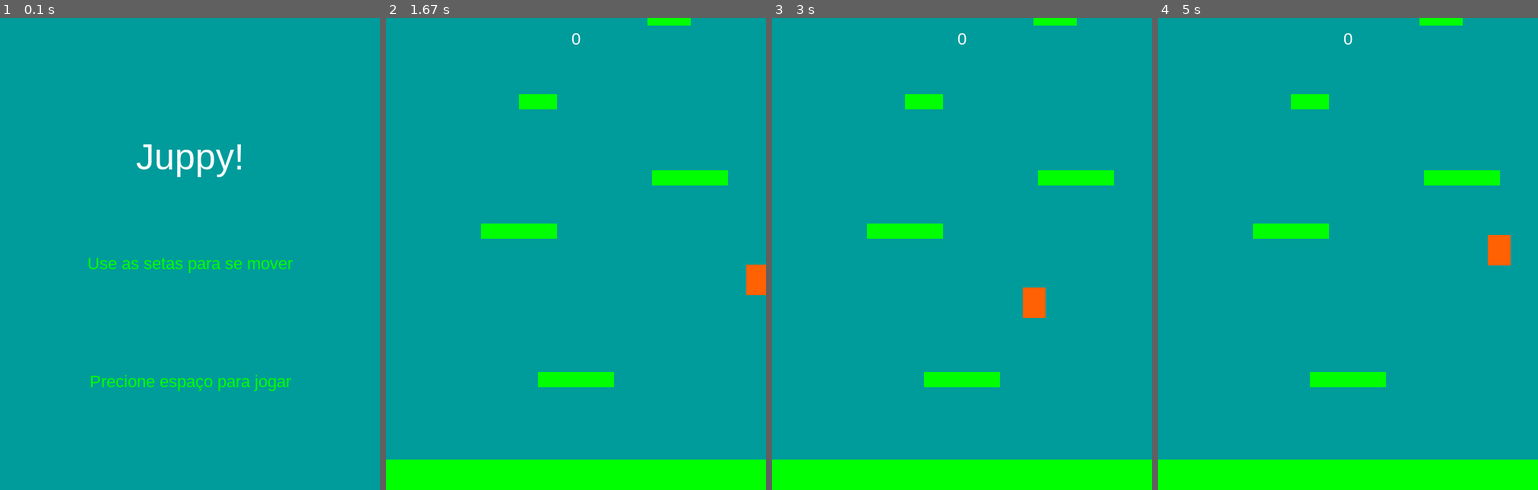
Above: before the commit, frames 1-4 (left to right).
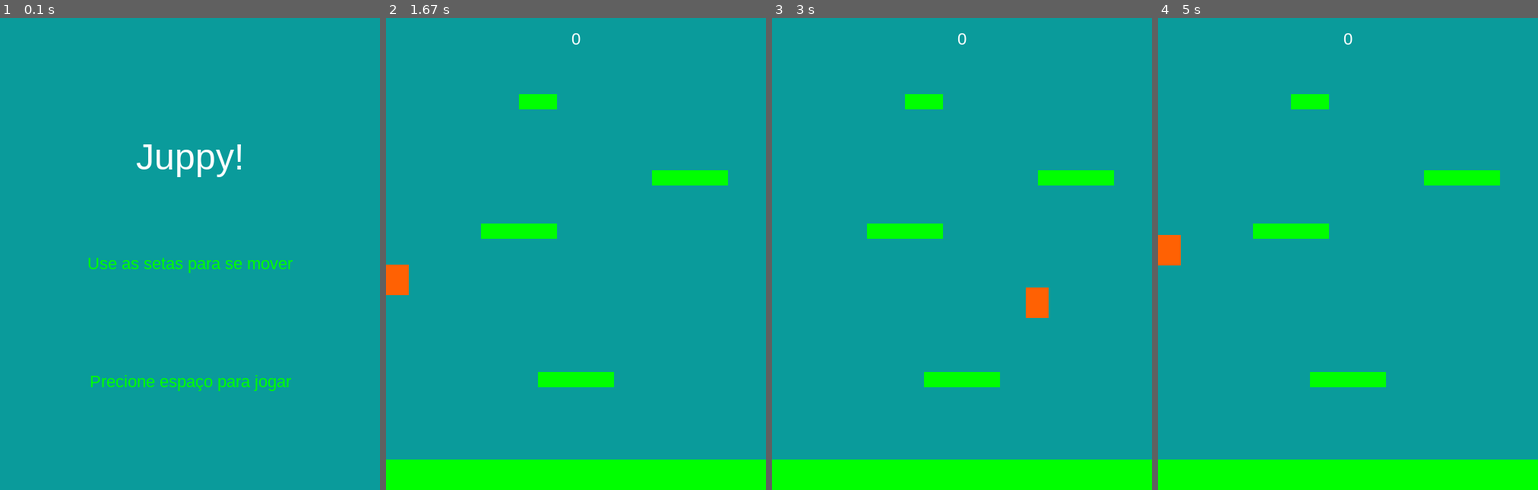
Above: after the commit, the same moments.

Repository: RodrigoMBarros/PyGame_2020.1
Game: pygame game, started from inicio_projeto/game_main.py
Two runs of this game, one before a commit and one after it. Both use one fixed random seed, a clock stepped at 60 frames per second and the inputs below.
Inputs:
- Up to frame 1 (0.1 s): no input
- Up to frame 2 (1.67 s): tap Space at 0.33, 0.73, 1.03, 1.23, 1.53 s; hold Right 0.67-1.13 s; hold Right 1.17-1.63 s
- Up to frame 3 (3 s): hold Left 1.67-2.2 s; tap Space at 1.73, 2.03, 2.3, 2.6, 2.73 s; hold Left 2.23-2.63 s; hold Right from 2.67 s (still down)
- Up to frame 4 (5 s): tap Space at 3.03, 3.4, 3.7, 3.9, 4.2, 4.4, 4.7, 4.9 s; release Right at 3.3 s; hold Left 3.33-3.8 s; hold Right 3.83-4.3 s; hold Right 4.33-4.8 s; hold Left from 4.83 s (still down)

The runs differ from the first frame. In frame 2, 0.9% of the frame differs, in the area x 0-100%, y 0-59%; in frame 3, 0.3%; in frame 4, 1.0%, in the area x 0-93%, y 0-53%.

Commit message:
problema das plataformas resolvido

Diff:
--- a/inicio_projeto/game_main.py
+++ b/inicio_projeto/game_main.py
@@ -21,18 +21,18 @@
 GREEN = (0, 255, 0)
 YELLOW = (255, 255, 0)
 ORANGE = (255, 97, 3)
-LIGHTBLUE = (0, 155, 155)
+LIGHTBLUE = (10, 155, 155)
 
 # assets
 # backgrond = pg.image.load("imagem.fundo.png").convert()
 
 # === Formatando plataformas
 
-LISTA_plataformas = [(0, HEIGHT - 40, WIDTH, 40),
-                     (WIDTH / 2 - 50, HEIGHT * 3 / 4, 100, 20),
-                     (125, HEIGHT - 350, 100, 20),
-                     (350, 200, 100, 20),
-                     (175, 100, 50, 20)]
+LISTA_plataformas_iniciais = [(0, HEIGHT - 40, WIDTH, 40),
+                              (WIDTH / 2 - 50, HEIGHT * 3 / 4, 100, 20),
+                              (125, HEIGHT - 350, 100, 20),
+                              (350, 200, 100, 20),
+                              (175, 100, 50, 20)]
 
 
 # ==== Classes
@@ -61,11 +61,11 @@
         self.rect.y += self.Vy
         self.rect.x += self.Vx
 
-        # limitando com a tela
+        # atravessando a tela de um lado pro outro
         if self.rect.right > WIDTH:
-            self.Vx = 0
+            self.rect.left = 0
         if self.rect.left < 0:
-            self.Vx = 0
+            self.rect.right = WIDTH
 
     def trata_eventos(self, event):  # Eventos para o jogador
 
@@ -84,7 +84,7 @@
     # Plataformas - Notas#
 
 
-class Notas(pg.sprite.Sprite):
+class Notas_regulares(pg.sprite.Sprite):
     def __init__(self, x, y, w, h):
         pg.sprite.Sprite.__init__(self)
         self.image = pg.Surface((w, h))
@@ -94,12 +94,23 @@
         self.rect.y = y
 
 
+class Notas_aleatorias(pg.sprite.Sprite):
+    def __init__(self, x, y, w, h):
+        pg.sprite.Sprite.__init__(self)
+        self.image = pg.Surface((w, h))
+        self.image.fill(YELLOW)
+        self.rect = self.image.get_rect()
+        self.rect.x = x
+        self.rect.y = y
+
+
 # ===Classe do jogo
 class Game:
     def __init__(self):
 
         # =====Iniciações
-        self.platforms = pg.sprite.Group()  # grupo para as plataformas
+        self.platforms_R = pg.sprite.Group()  # grupo para as plataformas regulares
+        self.platforms_A = pg.sprite.Group()  # grupo para as plataformas aleatorias
         self.score = 0
         self.jogador = Famoso()
         self.all_sprites = pg.sprite.pygame.sprite.Group()
@@ -124,10 +135,10 @@
         self.jogador.rect.y = HEIGHT / 2
         self.jogador.Vy = 0  # devolve jogador para a velocidade original
 
-        for plat in LISTA_plataformas:
-            p = Notas(*plat)  # explora todas a lista de forma quebrada
+        for plat in LISTA_plataformas_iniciais:
+            p = Notas_regulares(*plat)  # explora todas a lista de forma quebrada
             self.all_sprites.add(p)
-            self.platforms.add(p)
+            self.platforms_R.add(p)
 
     def run(self):
         # game Loop
@@ -142,7 +153,8 @@
         # faz updates
         self.all_sprites.update()
         # checando colisões
-        hits = pg.sprite.spritecollide(self.jogador, self.platforms, False)
+        hits = pg.sprite.spritecollide(self.jogador, self.platforms_R, False)  # contato com as plataformas regulares
+        hits2 = pg.sprite.spritecollide(self.jogador, self.platforms_A, False)  # contato com as plataformas aleatorias
 
         if hits:  # verifica impacto entre jogador e a plataforma para realizar o pulo
 
@@ -151,15 +163,28 @@
                 self.jogador.rect.bottom = hits[0].rect.top
                 self.jogador.Vy = -PULO_FAMOSO
 
+        if hits2:  # teste plataformas novas
+
+            if (self.jogador.Vy > 0) and (self.jogador.rect.bottom > hits2[0].rect.top) and (
+                    self.jogador.rect.bottom < hits2[0].rect.bottom):
+                self.jogador.rect.bottom = hits2[0].rect.top
+                self.jogador.Vy = -PULO_FAMOSO
+
         # Fazer a tela rodar quando o jogador chegar a 1/4 da tela
         if self.jogador.rect.top <= HEIGHT / 4:
             self.jogador.rect.y += abs(self.jogador.Vy)
-            for plat in self.platforms:
+            for plat in self.platforms_R:
                 plat.rect.y += abs(self.jogador.Vy)
                 if plat.rect.y >= HEIGHT:
                     plat.kill()
                     self.score += 10
 
+            for plat in self.platforms_A:
+                plat.rect.y += abs(self.jogador.Vy)
+                if plat.rect.y >= HEIGHT:
+                    plat.kill()
+                    self.score += 10
+
         # Die
 
         if self.jogador.rect.bottom > HEIGHT:
@@ -169,15 +194,25 @@
                 if sprite.rect.bottom < 0:
                     sprite.kill()
 
-        if len(self.platforms) == 0:
+        if len(self.platforms_R) == 0:
             self.rodando = False
 
-            # recolocando as plataformas:
-        while len(self.platforms) < 8:
+            # recolocando as plataformas regulares:
+        if len(self.platforms_R) < 7:
             width = random.randrange(50, 100)
-            p = Notas(random.randrange(0, WIDTH - width),
-                      random.randrange(-70, -5), width, 20)
-            self.platforms.add(p)
+            p = Notas_regulares(random.randrange(0, WIDTH - width), -20, width, 20)
+            while pg.sprite.spritecollide(p, self.platforms_R, False) or pg.sprite.spritecollide(p, self.platforms_A, False):
+                p = Notas_regulares(random.randrange(0, WIDTH - width), -20, width, 20)
+            self.platforms_R.add(p)
+            self.all_sprites.add(p)
+
+            # recolocando as plataformas aleatorias:
+        if len(self.platforms_A) < 2:
+            width = random.randrange(50, 100)
+            p = Notas_aleatorias(random.randrange(0, WIDTH - width), (random.randrange(-100, -20)), width, 20)
+            while pg.sprite.spritecollide(p, self.platforms_A, False or pg.sprite.spritecollide(p, self.platforms_R, False)):
+                p = Notas_aleatorias(random.randrange(0, WIDTH - width), (random.randrange(-100, -20)), width, 20)
+            self.platforms_A.add(p)
             self.all_sprites.add(p)
 
     def events(self):
@@ -192,7 +227,7 @@
 
     def draw(self):
 
-        # Função para desenvolver imagens #
+        # Função para desenvolver imagens
 
         self.screen.fill(LIGHTBLUE)
         # self.screen.blit(backgrond,(0,0))
@@ -261,7 +296,7 @@
     while g.rodando:
         g.run()  # gera a gameplay de fato
 
-    if g.jogo:
+    if g.jogo:  # garante que da pra fechar o jogo no meio do run
         g.tela_final()  # tela do game over
     continue
 pg.quit()
